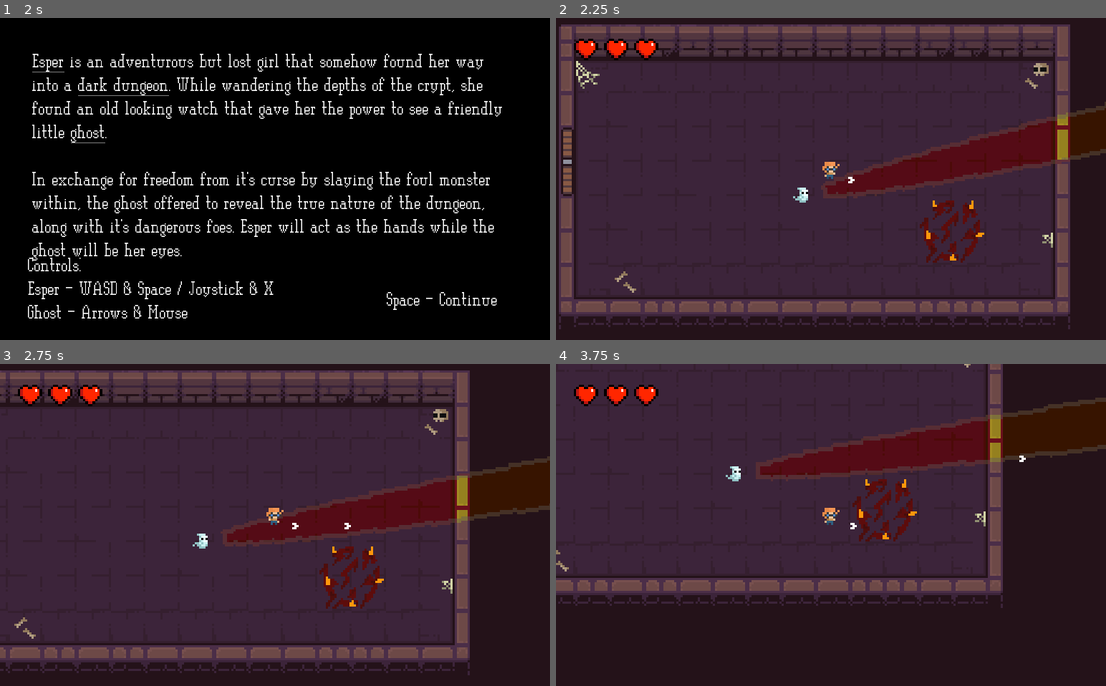
Above: before the commit, frames 1-4 (two rows, left to right).
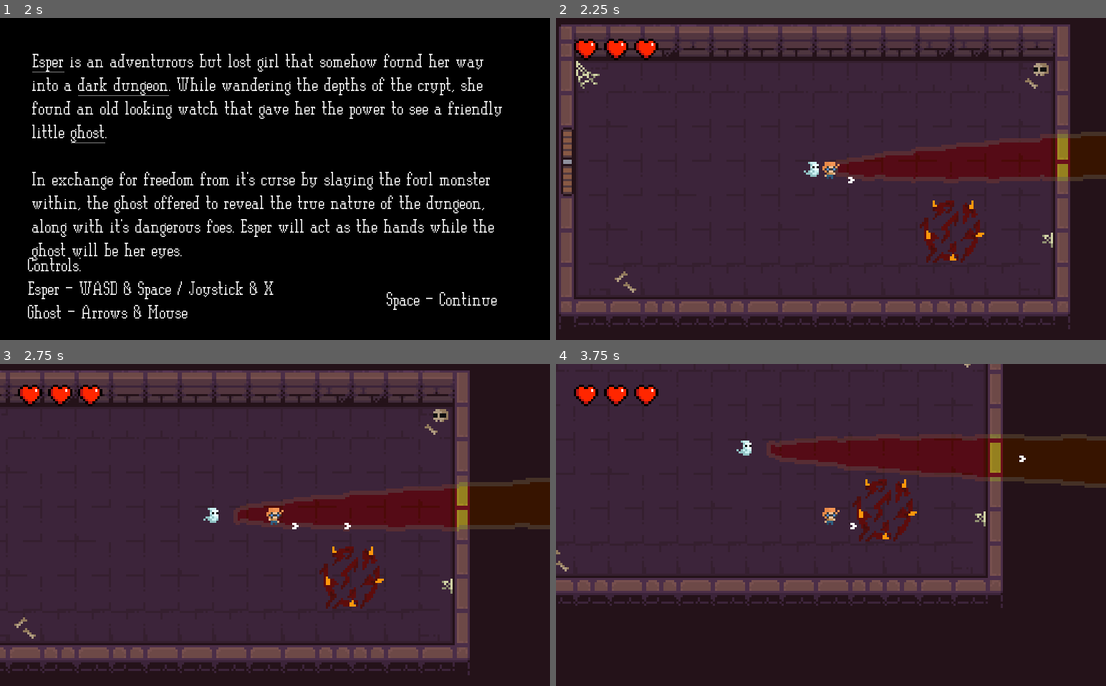
Above: after the commit, the same moments.

Repository: OsakiTsukiko/Esper
Game: Godot game, scene res://src/main_menu/main_menu.tscn
Two runs of this game, one before a commit and one after it. Both use one fixed random seed, a clock stepped at 60 frames per second and the inputs below.
Inputs (mouse positions are in pixels of both pictures, inside the frame that each line leads up to):
- Up to frame 1 (2 s): click "Begin" at 0.5 s; click "Small" at 1.25 s
- Up to frame 2 (2.25 s): tap Enter at 2 s; move the mouse to (952, 162) at 2.02 s; hold D (esper_right) from 2.03 s (still down); hold Space (esper_attack) from 2.03 s (still down)
- Up to frame 3 (2.75 s): keep holding D (esper_right); keep holding Space (esper_attack)
- Up to frame 4 (3.75 s): move the mouse to (721, 541) at 2.77 s; release D (esper_right) at 2.78 s; release Space (esper_attack) at 2.78 s; hold S (esper_down) 2.78-3.53 s; tap Space (esper_attack) at 2.85 s; move the mouse to (886, 454) at 3.52 s; hold D (esper_right) from 3.53 s (still down); hold Space (esper_attack) from 3.53 s (still down)

Frame 1 is identical in both runs. In frame 2, 4.9% of the frame differs, in the area x 43-100%, y 26-58%; in frame 3, 5.1%; in frame 4, 7.8%, in the area x 30-100%, y 10-39%.

Commit message:
fix room spawnpoints

Diff:
--- a/src/levels/boss/bossroom.gd
+++ b/src/levels/boss/bossroom.gd
@@ -57,8 +57,8 @@
 
 	esper = esper_scene.instance()
 	fluffy = fluffy_scene.instance()
-	esper.position = DOORS[from].pos.position
-	fluffy.position = Utils.rand_vicinity(DOORS[from].pos.position)
+	esper.global_position = DOORS[from].pos.global_position
+	fluffy.global_position = Utils.rand_vicinity(DOORS[from].pos.global_position)
 	self.add_child(esper)
 	self.add_child(fluffy)
 	var cam := Camera2D.new()
--- a/src/levels/spawn/SpawnLevel.gd
+++ b/src/levels/spawn/SpawnLevel.gd
@@ -57,8 +57,8 @@
 
 	esper = esper_scene.instance()
 	fluffy = fluffy_scene.instance()
-	esper.position = DOORS[from].pos.position
-	fluffy.position = Utils.rand_vicinity(DOORS[from].pos.position)
+	esper.global_position = DOORS[from].pos.global_position
+	fluffy.global_position = Utils.rand_vicinity(DOORS[from].pos.global_position)
 	self.add_child(esper)
 	self.add_child(fluffy)
 	var cam := Camera2D.new()
--- a/src/levels/type_01/01/01.gd
+++ b/src/levels/type_01/01/01.gd
@@ -57,8 +57,8 @@
 
 	esper = esper_scene.instance()
 	fluffy = fluffy_scene.instance()
-	esper.position = DOORS[from].pos.position
-	fluffy.position = Utils.rand_vicinity(DOORS[from].pos.position)
+	esper.global_position = DOORS[from].pos.global_position
+	fluffy.global_position = Utils.rand_vicinity(DOORS[from].pos.global_position)
 	self.add_child(esper)
 	self.add_child(fluffy)
 	var cam := Camera2D.new()
--- a/src/levels/type_01/02/02.gd
+++ b/src/levels/type_01/02/02.gd
@@ -57,8 +57,8 @@
 
 	esper = esper_scene.instance()
 	fluffy = fluffy_scene.instance()
-	esper.position = DOORS[from].pos.position
-	fluffy.position = Utils.rand_vicinity(DOORS[from].pos.position)
+	esper.global_position = DOORS[from].pos.global_position
+	fluffy.global_position = Utils.rand_vicinity(DOORS[from].pos.global_position)
 	self.add_child(esper)
 	self.add_child(fluffy)
 	var cam := Camera2D.new()
--- a/src/utils/utils.gd
+++ b/src/utils/utils.gd
@@ -3,6 +3,6 @@
 
 static func rand_vicinity(pos: Vector2):
 	var add := Vector2.ZERO
-	add.x = (randi() % 21 - 10)
-	add.y = (randi() % 21 - 10)
+	add.x = (randi() % 11 - 5)
+	add.y = (randi() % 11 - 5)
 	return (pos + add)
